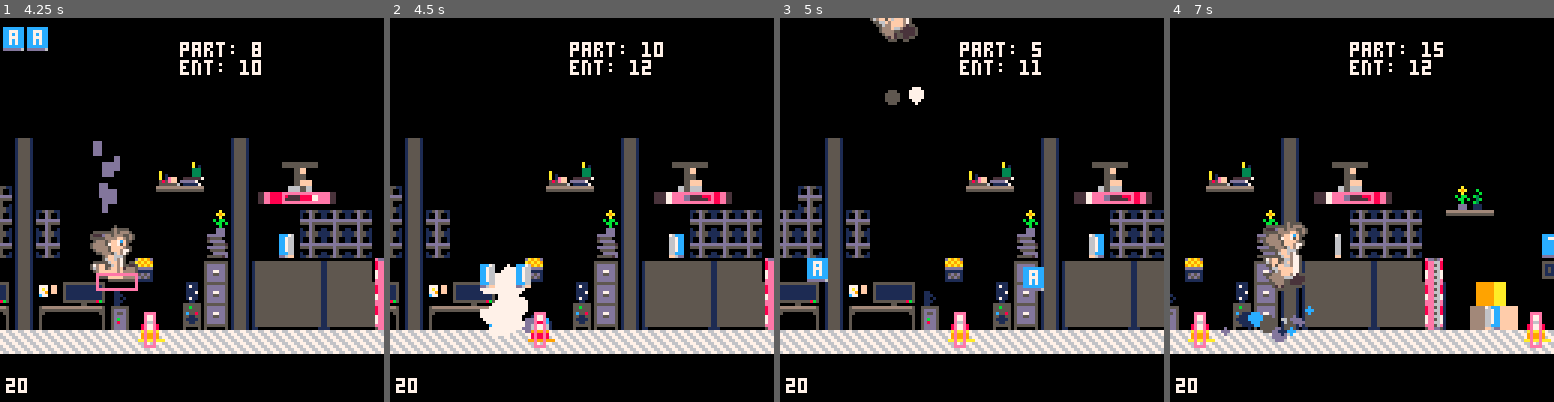
Above: before the commit, frames 1-4 (left to right).
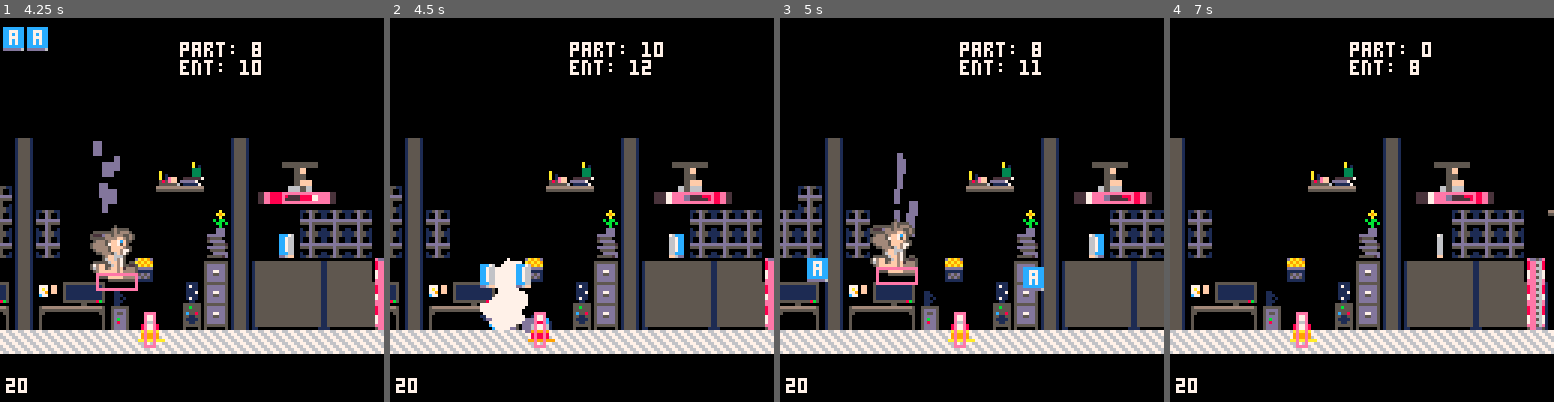
Above: after the commit, the same moments.

Repository: aritosuits/onebuttonjam2024
Game: PICO-8 cartridge cart.p8
Same seed, same stepped clock (60 frames per second), same inputs: the game is played once before the commit and once after it.
Inputs:
- Up to frame 1 (4.25 s): tap O (Z key) at 0.7, 1.7, 2.1, 2.5, 2.9, 3.3, 3.7, 4.1 s
- Up to frame 2 (4.5 s): no input
- Up to frame 3 (5 s): tap O (Z key) at 4.5, 4.9 s
- Up to frame 4 (7 s): tap O (Z key) every 0.4 s from 5.3 to 6.9 s

Frame 1 is identical in both runs. In frame 2, 0.5% of the frame differs, in the area x 23-36%, y 62-83%; in frame 3, 2.8%; in frame 4, 32%, in the area x 0-100%, y 6-88%.

Commit message:
Fix for broken iframe code

Diff:
--- a/assemblages.lua
+++ b/assemblages.lua
@@ -95,7 +95,6 @@
 		e:attach('bounce')
 		e:attach('health', 4)
 		e:attach('movement')
-		e:detach('tossable')
 		e:detach('knockback')
 
 		--  e:attach('repeat_every', 90, function(e)
--- a/components.lua
+++ b/components.lua
@@ -148,13 +148,8 @@
 
 -- Entity colliders for physics and collisions
 component.create('iframes', function(e)
-	local r = {
-		flash = true,
-		ttl = 30,
-		defensive_collider = e.defensive_collider -- save it
-	}
-	e:detach('defensive_collider')
-	return r
+	if e:has('defensive_collider') then e.defensive_collider.enabled = false end
+	return { flash = true, ttl = 30 }
 end)
 component.create('offensive_collider', function(ox, oy, w, h)
 	return {
--- a/systems.lua
+++ b/systems.lua
@@ -437,7 +437,7 @@
 		e.iframes.flash = not e.iframes.flash
 		e.iframes.ttl -= 1
 		if e.iframes.ttl <= 0 then
-			e.defensive_collider = e.iframes.defensive_collider
+			if e:has('defensive_collider') then e.defensive_collider.enabled = true end
 			e:detach('iframes')
 		end
 	end,
